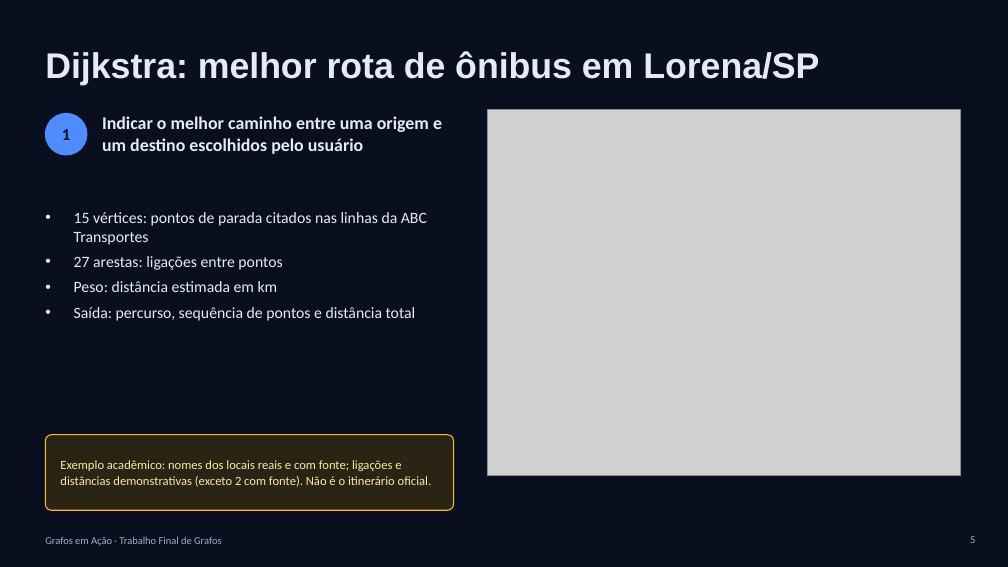
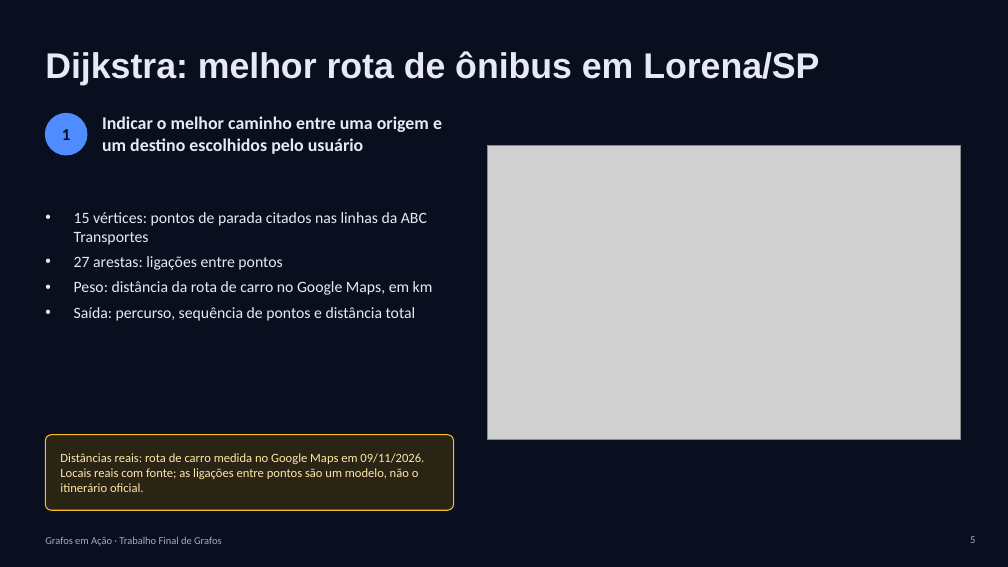
Before and after one commit to Martonidaz/Grafos-em-Acao, a slide deck: slide 5 of docs/Grafos_em_Acao_Apresentacao.pptx. Drawn at 1008x567 pixels with LibreOffice and Linux fonts; fonts in the diff are those of the drawing; grey boxes stand for pictures. Boxes give left, top, right and bottom in pixels: in the first picture for what was removed or moved away, otherwise in the second. Text is boxed around its words. In the diff, an @@ line names an element or a change of style, - is before the commit and + after.

Commit message:
Atualiza a apresentação com os dados reais
Slides 3, 5, 7, 12, 13 e 15: critério do peso (rota de carro no Google
Maps), avisos sem "demonstrativo", novos resultados (Dijkstra 17,88 km
Cabelinha -> Vila Passos -> Centro -> Shopping -> Aldo Nassif; Kruskal
28.022 m, economia de 37.696 m / 57%), 43 testes com pytest e a
referência da Buser trocada pelo Google Maps.

Capturas novas (com o player dentro do cartão do grafo) nos slides 5, 7,
8 e 9, encaixadas sem distorcer; docs/capturas atualizado para o README.

```diff
--- a/docs/Grafos_em_Acao_Apresentacao.pptx
+++ b/docs/Grafos_em_Acao_Apresentacao.pptx
@@ picture resized from (x1=488, y1=110, x2=960, y2=475) to (x1=488, y1=145, x2=960, y2=439) @@
@@ text at (x1=74, y1=281, x2=433, y2=295): text changed @@
-• Peso: distância estimada em km
+• Peso: distância da rota de carro no Google Maps, em km
@@ text at (x1=60, y1=453, x2=424, y2=492): text changed @@
-Exemplo acadêmico: nomes dos locais reais e com fonte; ligações e distâncias demonstrativas (exceto 2 com fonte). Não é o itinerário oficial.
+Distâncias reais: rota de carro medida no Google Maps em 09/11/2026. Locais reais com fonte; as ligações entre pontos são um modelo, não o itinerário oficial.
```
Also in this commit, not shown: 7 other slides changed, 2 other files.
